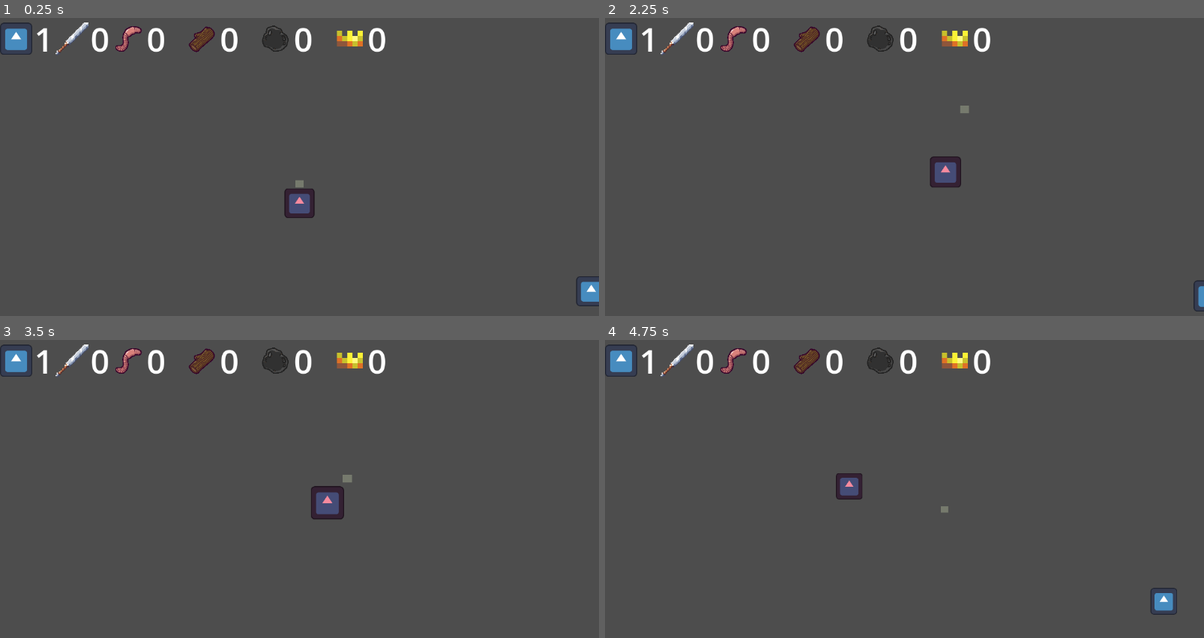
Above: before the commit, frames 1-4 (two rows, left to right).
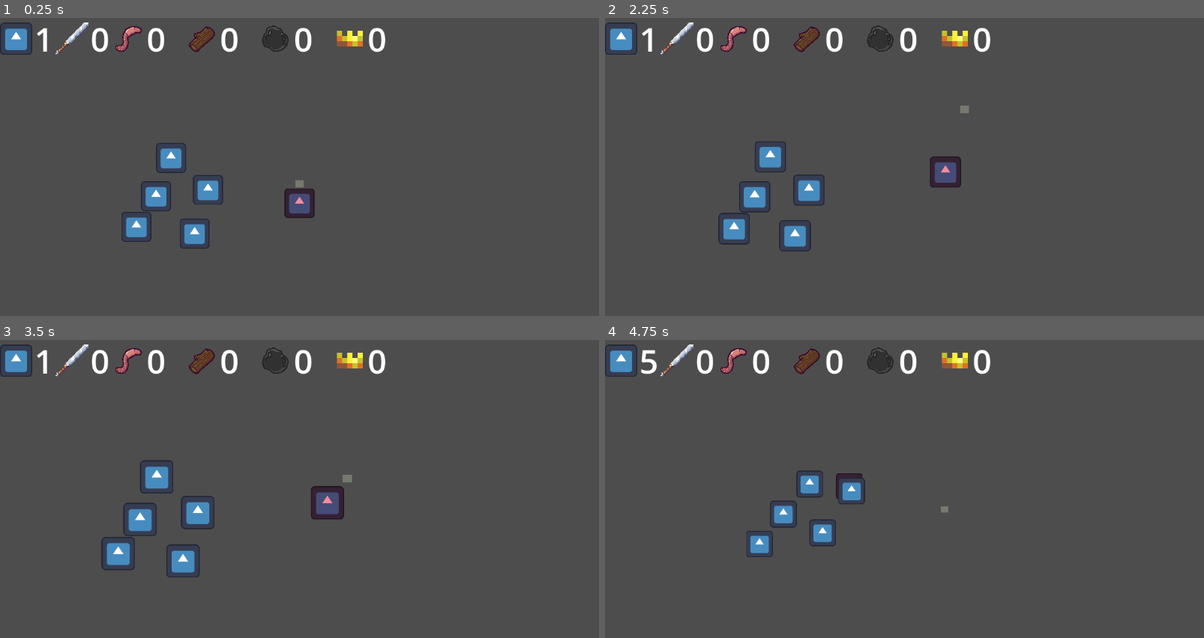
Above: after the commit, the same moments.

Repository: pradoh97/horde
Game: Godot game, scene res://level.tscn
Two runs of this game, one before a commit and one after it. Both use one fixed random seed, a clock stepped at 60 frames per second and the inputs below. The engine's default icon, where the game draws it, is replaced by a stand-in: a white triangle on a blue panel in a dark square.
Inputs (mouse positions are in pixels of both pictures, inside the frame that each line leads up to):
- Up to frame 1 (0.25 s): no input
- Up to frame 2 (2.25 s): tap Enter at 0.5 s; move the mouse to (1036, 167) at 0.52 s; press the mouse at (1036, 167) at 0.53 s; release the mouse at (1036, 167) at 1.25 s; tap Space at 1.25 s; drag from (784, 199) to (1036, 167) at 1.27 s; move the mouse to (964, 110) at 2.02 s; hold Mouse wheel up (mouse_scroll_up) from 2.03 s (still down); click (964, 110) at 2.17 s
- Up to frame 3 (3.5 s): release Mouse wheel up (mouse_scroll_up) at 2.75 s; drag from (269, 572) to (347, 480) at 2.77 s
- Up to frame 4 (4.75 s): move the mouse to (1084, 557) at 3.52 s; hold Mouse wheel down (mouse_scroll_down) 3.53-4.25 s; click (1084, 557) at 3.67 s; drag from (724, 456) to (946, 509) at 4.27 s

The runs differ from the first frame. In frame 1, 1.8% of the frame differs, in the area x 20-100%, y 41-97%; in frame 2, 1.8%; in frame 3, 2.0%, in the area x 16-36%, y 40-80%; in frame 4, 1.7%.

Commit message:
Move minions

Diff:
--- a/level.tscn
+++ b/level.tscn
@@ -43,7 +43,6 @@
 
 [node name="Camera2D" type="Camera2D" parent="Army"]
 position = Vector2(0, -83)
-zoom = Vector2(0.5, 0.5)
 drag_horizontal_enabled = true
 drag_vertical_enabled = true
 drag_left_margin = 0.5
@@ -53,22 +52,22 @@
 script = ExtResource("4_km5ld")
 
 [node name="WildMinions" type="Node2D" parent="."]
-position = Vector2(3117, 376)
+position = Vector2(769, -1070)
 
 [node name="Minion" parent="WildMinions" instance=ExtResource("3_oi3di")]
-position = Vector2(-516, -104)
+position = Vector2(-839, -326)
 
 [node name="Minion2" parent="WildMinions" instance=ExtResource("3_oi3di")]
-position = Vector2(-560, -526)
+position = Vector2(-782, -513)
 
 [node name="Minion3" parent="WildMinions" instance=ExtResource("3_oi3di")]
-position = Vector2(-863, -385)
+position = Vector2(-1004, -486)
 
 [node name="Minion4" parent="WildMinions" instance=ExtResource("3_oi3di")]
-position = Vector2(-1196, 22)
+position = Vector2(-1088, -355)
 
 [node name="Minion5" parent="WildMinions" instance=ExtResource("3_oi3di")]
-position = Vector2(-1492, -1525)
+position = Vector2(-940, -650)
 
 [node name="ResourceGenerators" type="Node2D" parent="."]
 position = Vector2(-2320, -651)
